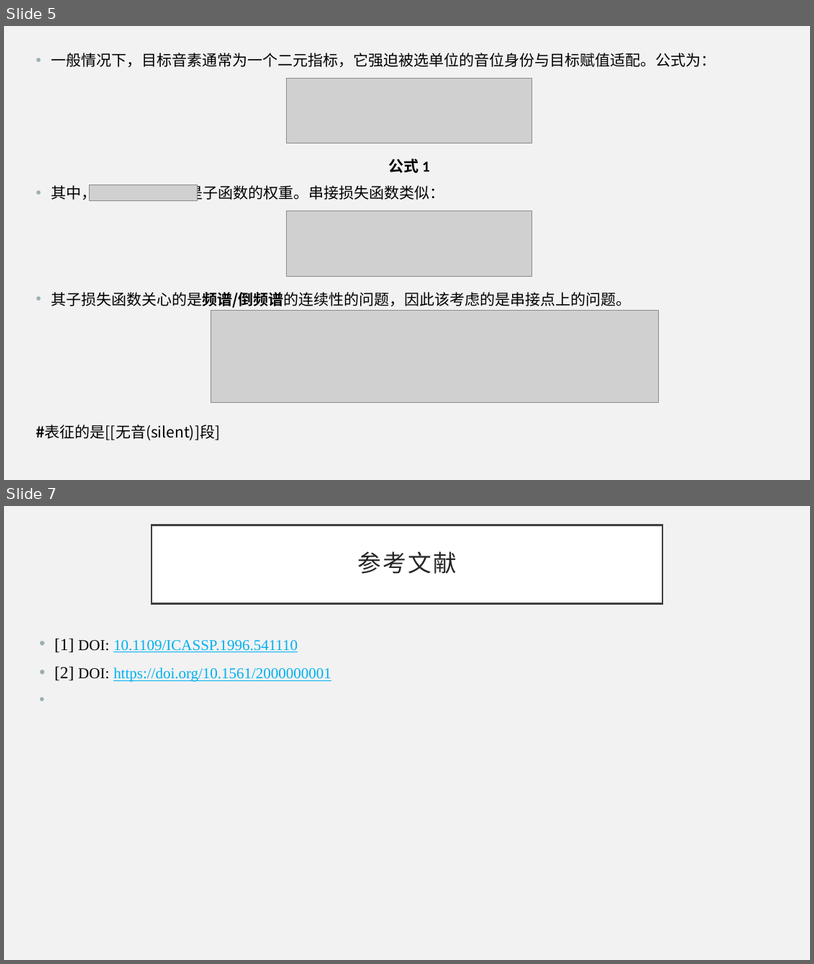
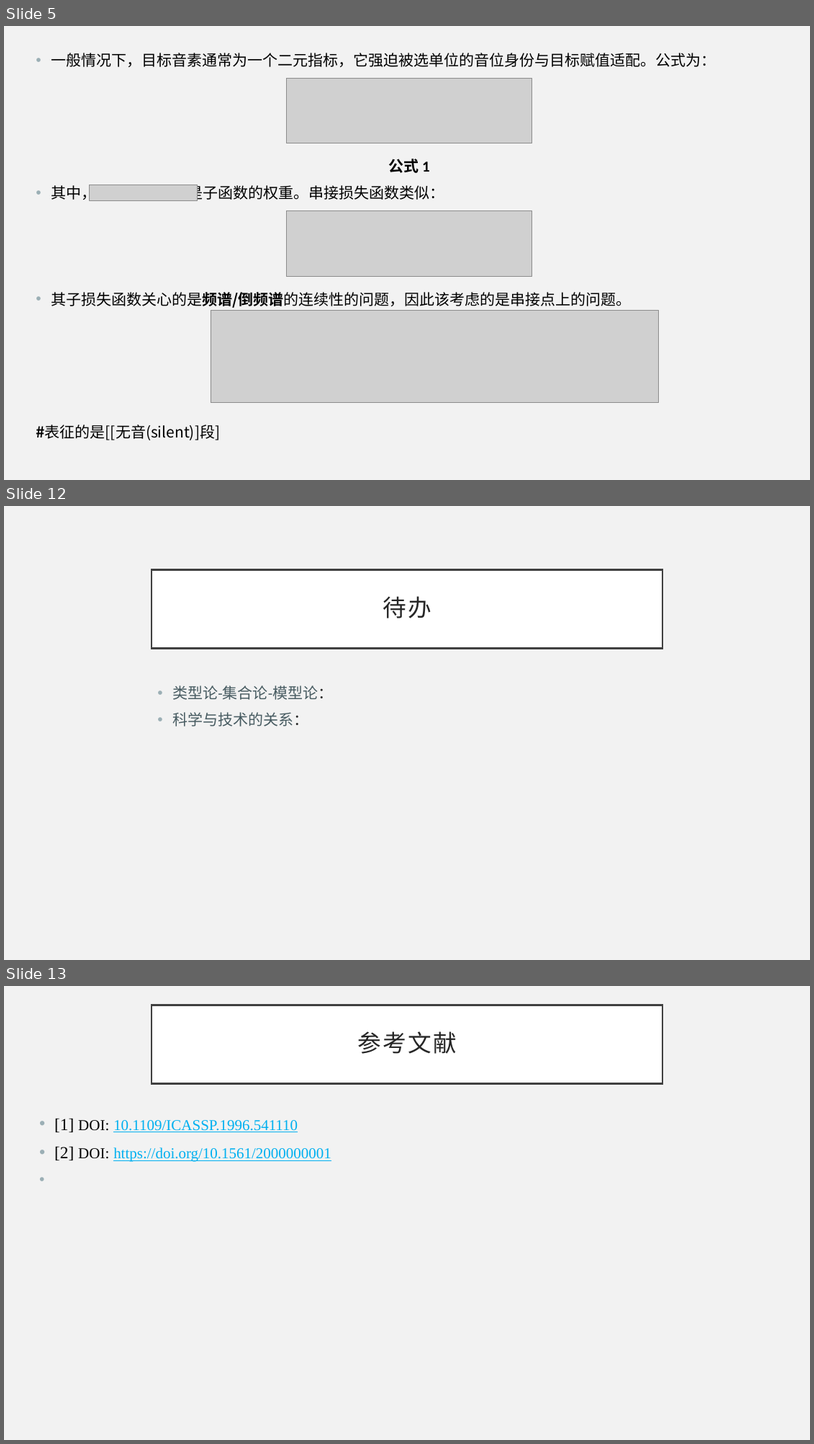
Before and after one commit to HGMT96/my-materials, a slide deck: 语音处理/TTS入门2.pptx. Shown one above the other, each under a label of ours: slides 5 and 7 before the commit, slides 5, 12 and 13 after it; the slides between them are not shown. The pictures are 814x964 and 814x1444 pixels, drawn with LibreOffice and Linux fonts; fonts in the diff are those of the drawing; grey boxes stand for pictures. Boxes give left, top, right and bottom in pixels: in the first picture for what was removed or moved away, otherwise in the second. Text is boxed around its words. In the diff, an @@ line names an element or a change of style, - is before the commit and + after.

```diff
--- a/语音处理/TTS入门2.pptx
+++ b/语音处理/TTS入门2.pptx
@@ slide 12 added at (4,506,810,960), background #F2F2F2 @@
@@ title added at (152,569,663,648), fill #FFFFFF, outline #404040 2.5 pt, 28 pt, text #262626 @@
+待办
@@ text added at (172,685,333,726), 18 pt, text #475B61 @@
+• 类型论-集合论-模型论：
+• 科学与技术的关系：
@@ what was slide 7 is now slide 13 @@
```
Also in this commit, not shown: 6 other slides added, 1 slide removed.
